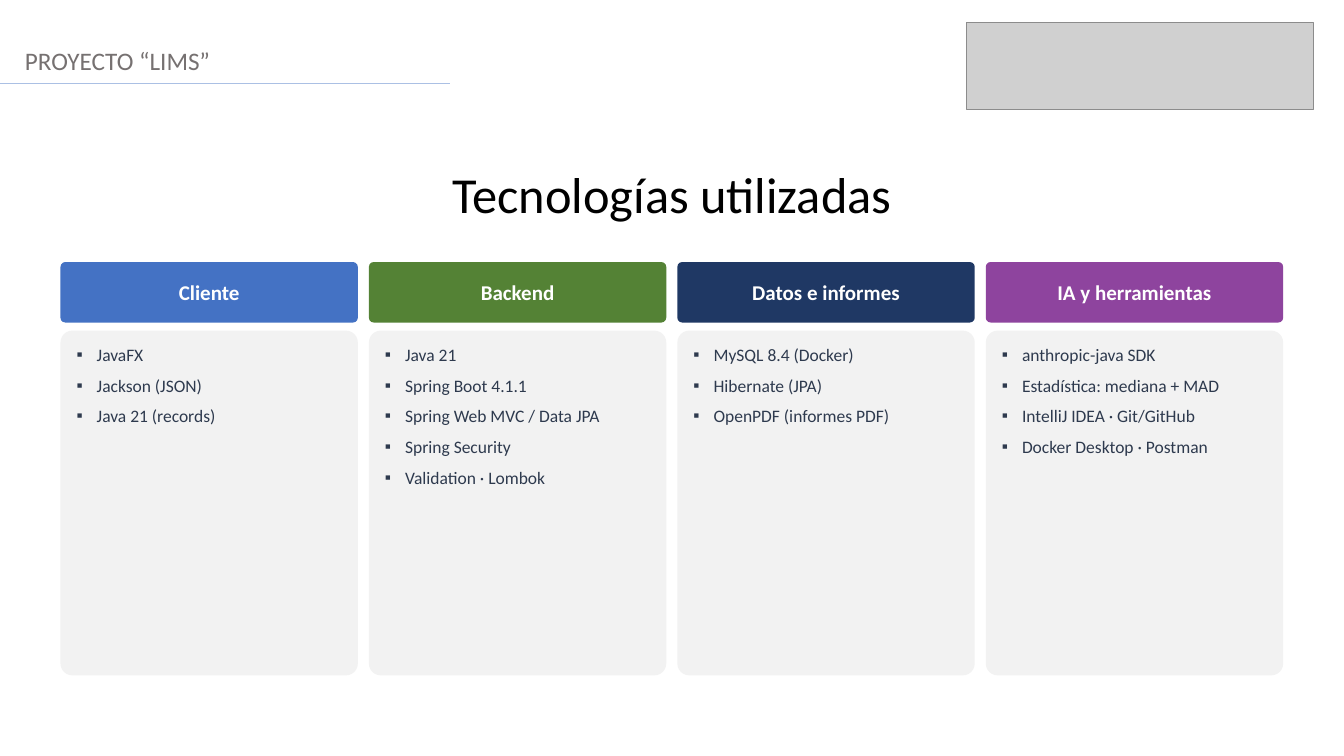
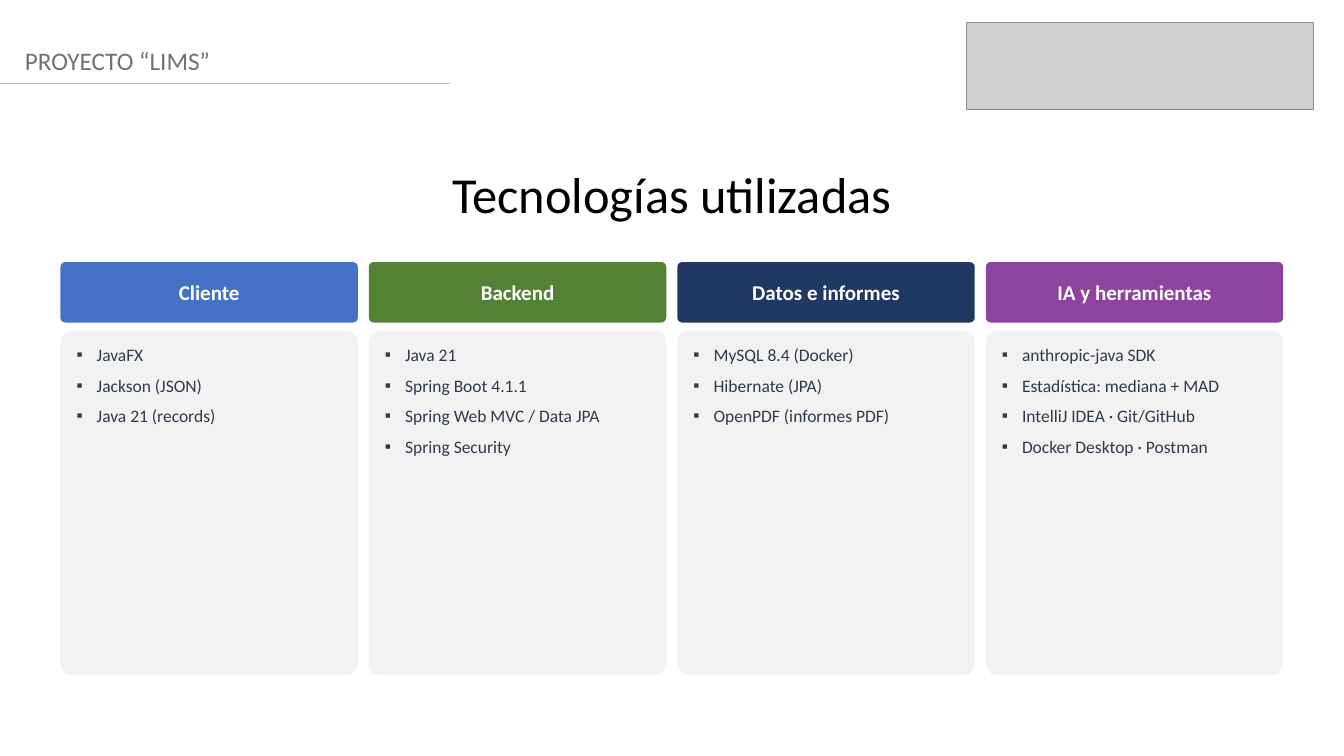
Before and after one commit to NicolasCardenas1/ConectaGo, a slide deck: slide 10 of Fase 3/Evidencias grupales/Presentacion Final del proyecto (Español).pptx. Drawn at 1344x756 pixels with LibreOffice and Linux fonts; fonts in the diff are those of the drawing; grey boxes stand for pictures. Boxes give left, top, right and bottom in pixels: in the first picture for what was removed or moved away, otherwise in the second. Text is boxed around its words. In the diff, an @@ line names an element or a change of style, - is before the commit and + after.

```diff
--- a/Fase 3/Evidencias grupales/Presentacion Final del proyecto (Español).pptx
+++ b/Fase 3/Evidencias grupales/Presentacion Final del proyecto (Español).pptx
@@ text in rounded rectangle at (x1=405, y1=472, x2=545, y2=484): paragraph removed @@
-▪ Validation · Lombok
```
Also in this commit, not shown: 4 other slides changed, 5 other files.
